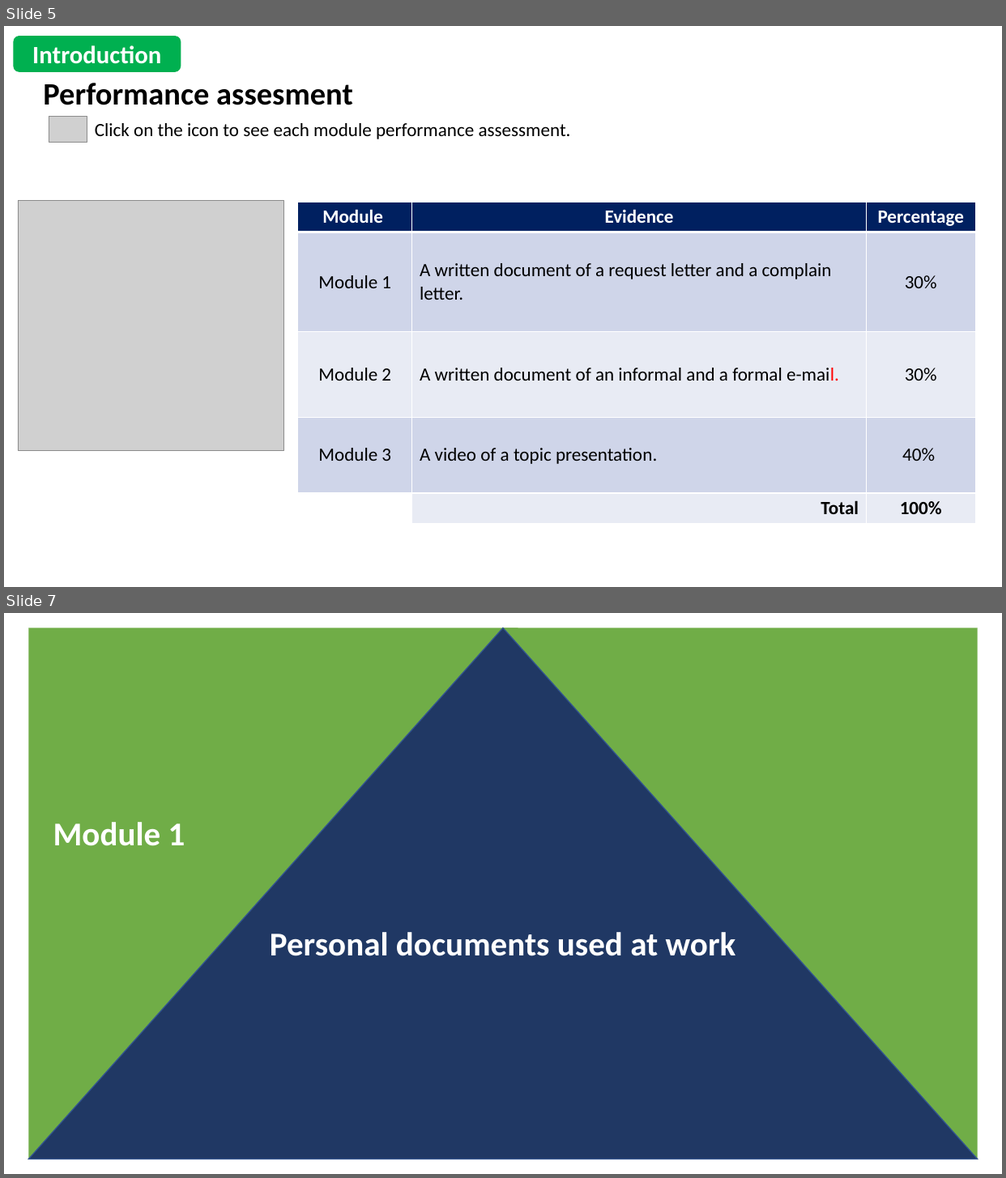
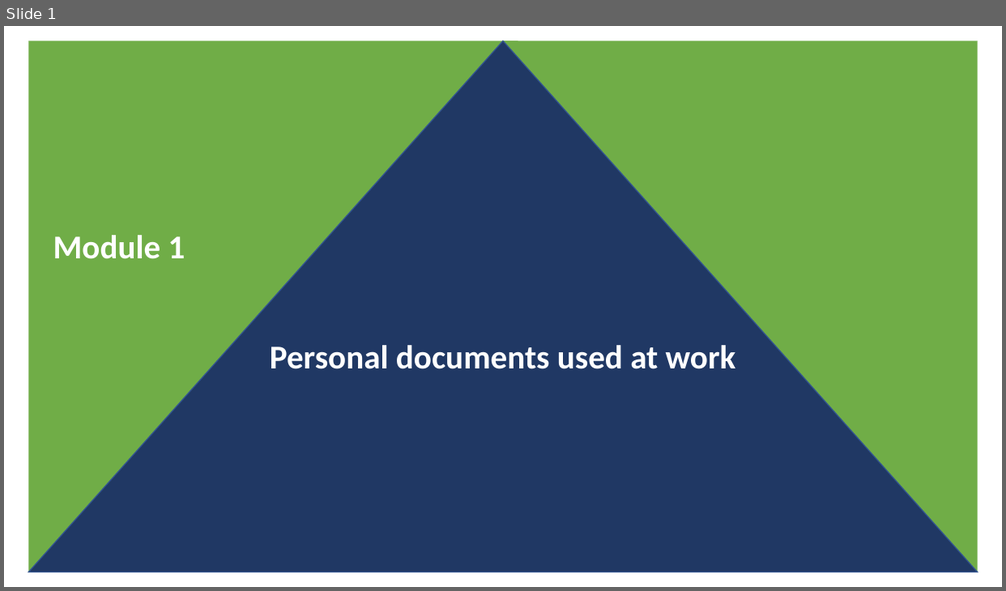
Before and after one commit to CelulaDGDAIE/CelulaDGDAIE.github.io, a slide deck: EducacionContinua/EEOI/Maqueta Módulos 0 y 1_Expresión escrita y oral en inglés-16jul2022.pptx. Shown one above the other, each under a label of ours: slides 5 and 7 before the commit, slide 1 after it; the slides between them are not shown. The pictures are 1006x1178 and 1006x591 pixels, drawn with LibreOffice and Linux fonts; fonts in the diff are those of the drawing; grey boxes stand for pictures. Boxes give left, top, right and bottom in pixels: in the first picture for what was removed or moved away, otherwise in the second. Text is boxed around its words. In the diff, an @@ line names an element or a change of style, - is before the commit and + after.

```diff
--- a/EducacionContinua/EEOI/Maqueta Módulos 0 y 1_Expresión escrita y oral en inglés-16jul2022.pptx
+++ b/EducacionContinua/EEOI/Maqueta Módulos 0 y 1_Expresión escrita y oral en inglés-16jul2022.pptx
@@ slide 5 removed at (4, 26, 1002, 587), background #FFFFFF @@
@@ rounded rectangle removed at (13, 36, 181, 72) @@
-Introduction
@@ title removed at (43, 83, 353, 105) @@
-Performance assesment
@@ picture removed at (49, 116, 87, 142) @@
@@ text removed at (95, 123, 571, 139) @@
-Click on the icon to see each module performance assessment.
@@ picture removed at (19, 200, 283, 450) @@
@@ table removed at (298, 202, 977, 522), 5 rows, 3 columns @@
-Module | Evidence | Percentage
-Module 1 | A written document of a request letter and a complain letter. | 30%
-Module 2 | A written document of an informal and a formal e-mail. | 30%
-Module 3 | A video of a topic presentation. | 40%
- | Total | 100%
@@ what was slide 7 is now slide 1 @@
```
Also in this commit, not shown: 5 other slides removed, 6 other files.
